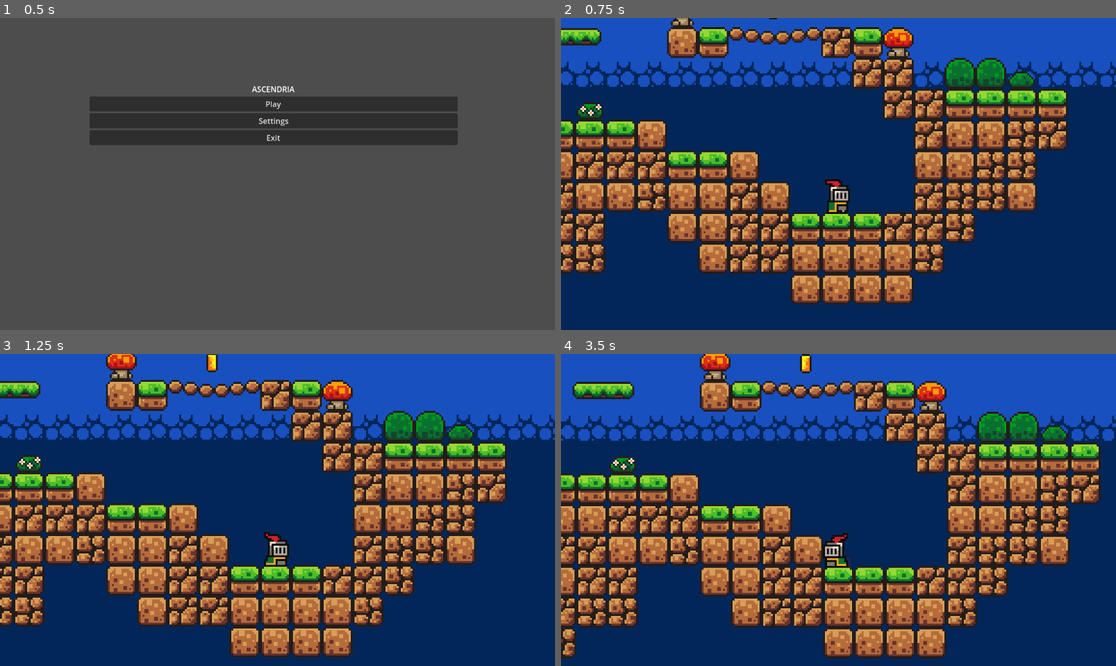
Above: before the commit, frames 1-4 (two rows, left to right).
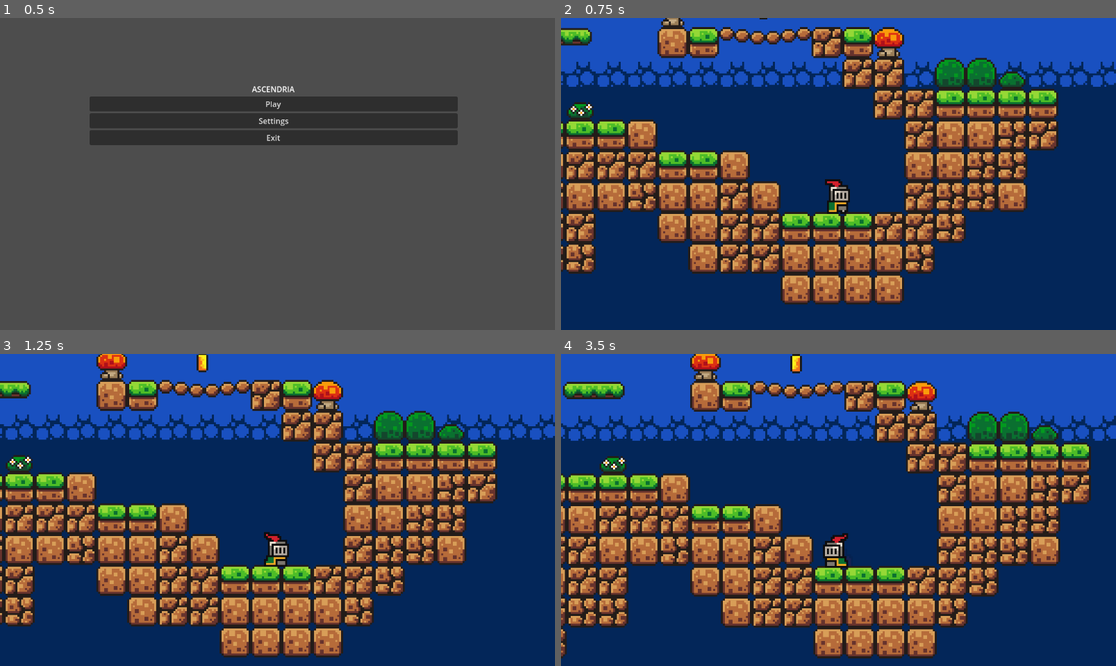
Above: after the commit, the same moments.

Repository: maddodd/Knight2D
Game: Godot game, scene res://scenes/mainMenu.tscn
Two runs of this game, one before a commit and one after it. Both use one fixed random seed, a clock stepped at 60 frames per second and the inputs below.
Inputs:
- Up to frame 1 (0.5 s): no input
- Up to frame 2 (0.75 s): click "Play" at 0.5 s
- Up to frame 3 (1.25 s): no input
- Up to frame 4 (3.5 s): hold D (move_right) 1.28-2.78 s; tap Shift (roll) at 1.35, 2.1, 2.85 s; tap Space (jump) at 1.52, 2.27 s; hold A (move_left) from 2.78 s (still down)

Frame 1 is identical in both runs. In frame 2, 32% of the frame differs, in the area x 0-100%, y 0-92%; in frame 3, 33%; in frame 4, 35%, in the area x 0-100%, y 0-98%.

Commit message:
getting ready for hp system

Diff:
--- a/scenes/game.tscn
+++ b/scenes/game.tscn
@@ -616,7 +616,7 @@
 
 [node name="Player" parent="Karakterek" groups=["player"] instance=ExtResource("1_uwrxv")]
 z_index = 5
-position = Vector2(-7, 49)
+position = Vector2(-2, 49)
 
 [node name="Camera2D" type="Camera2D" parent="Karakterek/Player"]
 position = Vector2(0, -7)
--- a/scenes/player.tscn
+++ b/scenes/player.tscn
@@ -235,5 +235,5 @@
 animation = &"roll"
 
 [node name="CollisionShape2D" type="CollisionShape2D" parent="."]
-position = Vector2(0, -7)
+position = Vector2(-5, -7)
 shape = SubResource("CircleShape2D_1jxqw")
--- a/scripts/game_manager.gd
+++ b/scripts/game_manager.gd
@@ -1,9 +1 @@
 extends Node
-
-var score = 0
-
-@onready var score_label: Label = %ScoreLabel
-
-func add_point():
-	score += 1
-	score_label.text = str(score) + " pontot szereztél."
--- /dev/null
+++ b/scripts/hitzone.gd
@@ -0,0 +1,11 @@
+extends Area2D
+
+
+# Called when the node enters the scene tree for the first time.
+func _ready() -> void:
+	pass # Replace with function body.
+
+
+# Called every frame. 'delta' is the elapsed time since the previous frame.
+func _process(delta: float) -> void:
+	pass
--- a/scripts/player.gd
+++ b/scripts/player.gd
@@ -17,6 +17,7 @@
 var can_roll = true
 var facing = 1  # 1 = right, -1 = left
 var coins_collected: int = 0
+var hp = 3
 
 # ------------------------------------------------------------
 # MOVEMENT + ROLL LOGIC
@@ -105,11 +106,12 @@
 	var frame_idx := animated_sprite.frame
 	var frame_texture := frames.get_frame_texture(anim_name, frame_idx)
 
+
 	ghost.texture = frame_texture
 	ghost.flip_h = animated_sprite.flip_h
 	ghost.global_position = animated_sprite.global_position
 	ghost.scale = animated_sprite.scale
-	ghost.modulate = Color(1, 1, 1, 0.6)  # semi-transparent
+	ghost.modulate = Color(0.991, 0.0, 0.677, 0.6)
 
 	get_parent().add_child(ghost)
 
Not shown, added: scripts/hitzone.gd.uid
